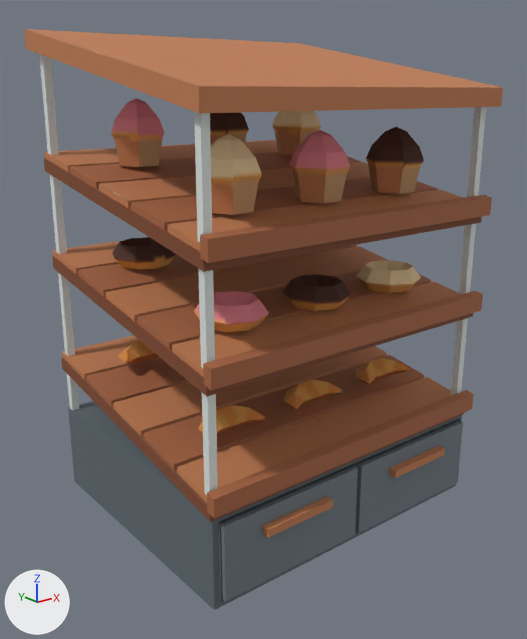
What one commit did to the FBX model art/equipment/PastryCase/PastryCase.fbx.
One viewpoint serves both versions: a 50 mm camera at (-0.525, -0.655, 0.484) aimed at (-0.012, -0.013, 0.228). The lights are fixed; the arrows at lower left show +X, +Y and +Z. The picture after the commit comes second. Objects named as collision shapes, trigger or cutter boxes, shadow casters or lower levels of detail are left out. Where no turn or scale is listed for an object, it has been applied to the vertices.

The first picture shows 'PastryCase_Body'.
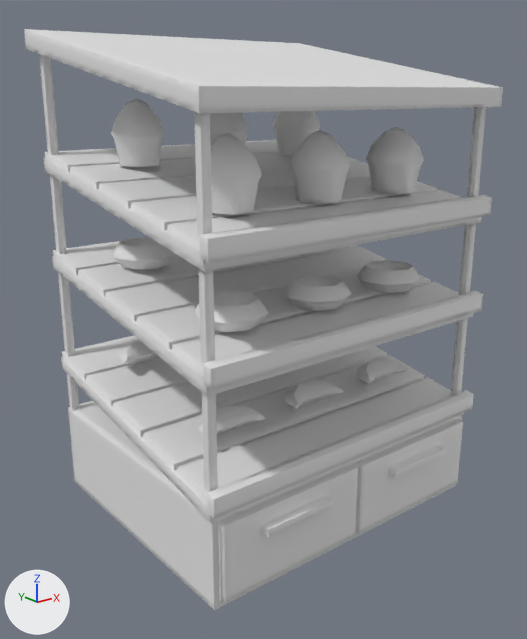
Changed parts and their boxes (x1, y1, x2, y2) in the pictures (527 x 639 px):
```json
{"object": "PastryCase_Body", "change": "recoloured", "before": [24, 29, 503, 610], "after": [24, 29, 503, 610], "on screen": "brown to grey"}
```

Edits to the scene script, one JSON object a line:
```json
{"op": "add", "block": "img_t_pastrycase_n_png", "code": ["img_t_pastrycase_n_png = load_image('T_PastryCase_N.png', 'T_PastryCase_N.png', 512, 512, 'Non-Color')"]}
{"op": "add", "block": "mat_pastrycase_gamelook", "code": ["mat_pastrycase_gamelook = bpy.data.materials.new('PastryCase_GameLook')", "mat_pastrycase_gamelook.use_nodes = True; mat_pastrycase_gamelook.node_tree.nodes.clear()", "_N = mat_pastrycase_gamelook.node_tree.nodes; _L = mat_pastrycase_gamelook.node_tree.links", "n0 = _N.new('ShaderNodeBsdfPrincipled'); n0.name = 'Principled BSDF'", "n1 = _N.new('ShaderNodeOutputMaterial'); n1.name = 'Material Output'", "n2 = _N.new('ShaderNodeTexImage'); n2.name = 'Image Texture'", "n2.image = img_t_pastrycase_n_png", "n3 = _N.new('ShaderNodeNormalMap'); n3.name = 'Normal Map'", "_L.new(n2.outputs[0], n3.inputs[1])  # 'Color' to 'Color'", "_L.new(n3.outputs[0], n0.inputs[5])  # 'Normal' to 'Normal'", "_L.new(n0.outputs[0], n1.inputs[0])  # 'BSDF' to 'Surface'"]}
{"block": "me_pastrycase_geometry_004", "where": "me_pastrycase_geometry_004.from_pydata(...)  # 832 vertices, 1464 faces; spans x -0.198..0.198, y -0.176..0.167, z 0.0..0.548"}
{"op": "remove", "block": "me_pastrycase_geometry_004", "code": "me_pastrycase_geometry_004.materials.append(mat_m_pastrycase)  # picture img_t_pastrycase_basecolor_png"}
{"op": "add", "block": "me_pastrycase_geometry_004", "code": "me_pastrycase_geometry_004.materials.append(mat_pastrycase_gamelook)"}
```
